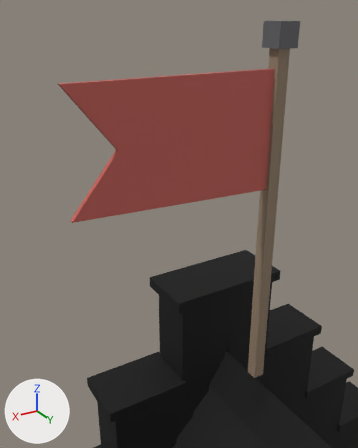
One commit to the glTF model game/assets/modelle/gebaeude/neubau/wohnhaus_mensch_s3_g2.glb: the scene before it, then after it.
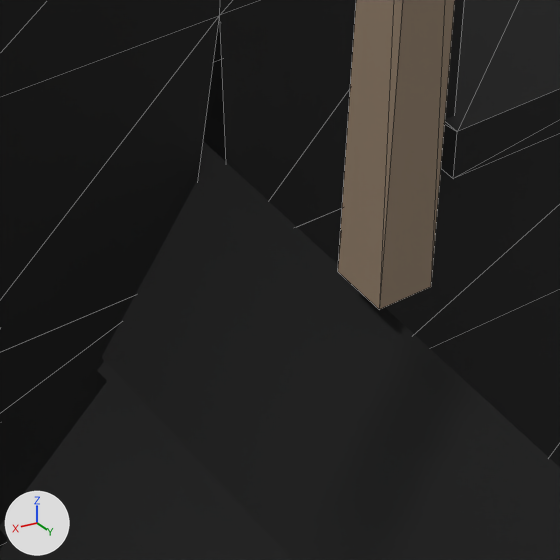
Each version is shown from a 50 mm lens placed at (1.356, 0.093, 11.681), pointed at (-0.04, -2.234, 10.517), then close up on the part from 54% to 79% of the width and 73% to 94% of the height. The axes (+X, +Y, +Z) are drawn at lower left. The lights are the same throughout. The older version's two pictures come first. The close-ups show mesh edges as thin lines. Vertices at exactly the same position are counted once.

Names of what the first close-up shows: 'Dach', 'Fahne', 'Haus'.
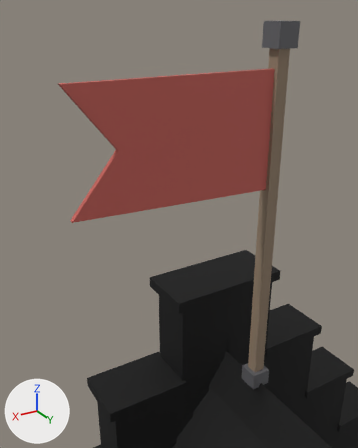
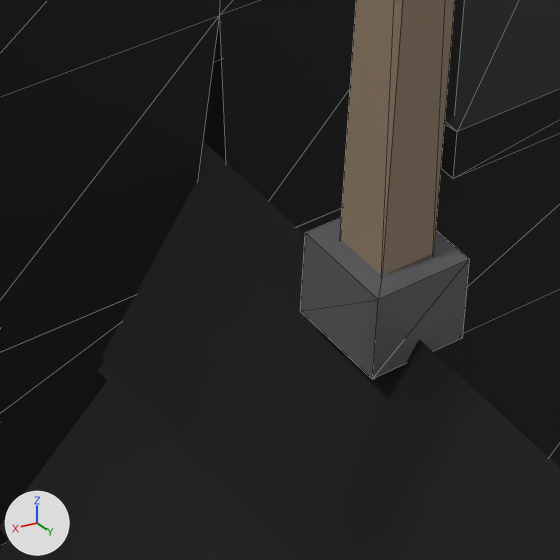
Boxes (x1, y1, x2, y2) around the edits, measured in the close-ups (560 x 560 px):
'Fahne', reshaped
    before: (338, 0, 455, 310)
    after: (300, 0, 469, 379)
part 1 of me_fahne, added
    after: (300, 218, 469, 379)

Patch to the scene script:
```diff
--- a/game/assets/modelle/gebaeude/neubau/wohnhaus_mensch_s3_g2.glb.py
+++ b/game/assets/modelle/gebaeude/neubau/wohnhaus_mensch_s3_g2.glb.py
@@ me_fahne @@
 # used by ob_fahne; location = (0.0, 0.0, 0.0)
-me_fahne.from_pydata(...)  # 26 vertices, 36 faces; spans x -0.72..0.64, y -2.22..-2.08, z 9.21..11.63
+me_fahne.from_pydata(...)  # 38 vertices, 56 faces; spans x -0.72..0.64, y -2.22..-2.08, z 9.07..11.63
+# me_fahne part 1: a new loose piece, a box spanning x -0.72..-0.58, y -2.22..-2.08, z 9.14..9.26, in mat_eisen (dark grey #616165)
+# other edits to the shape of me_fahne do not show in these pictures
 me_fahne.materials.append(mat_holz)
```
